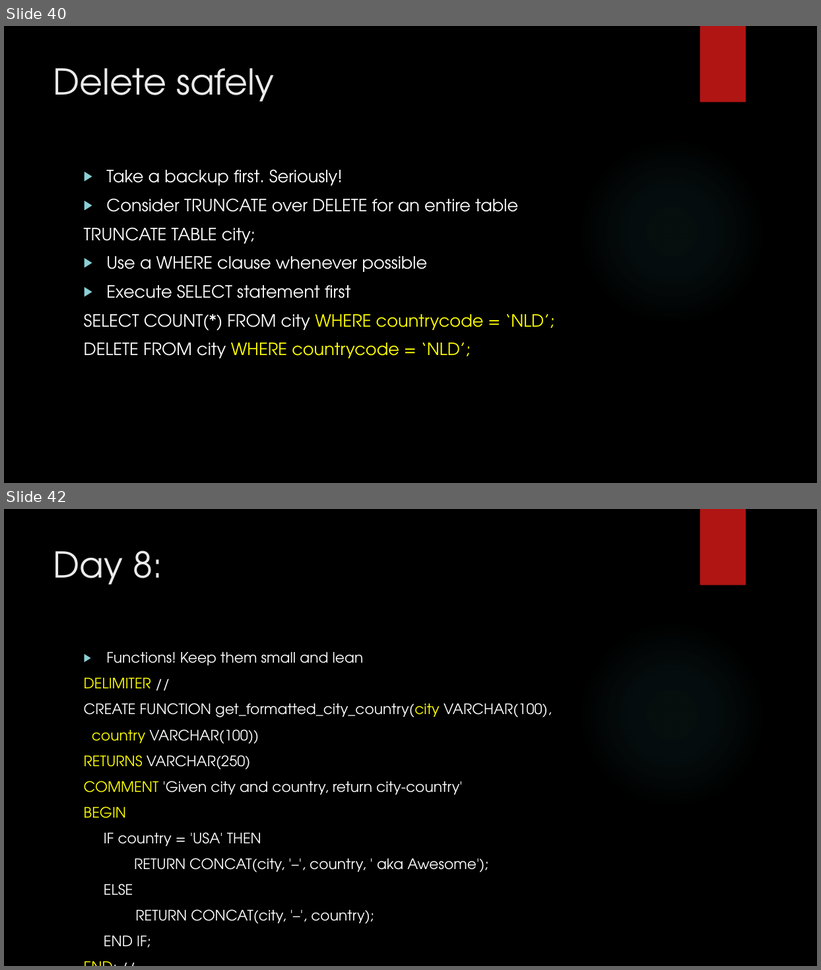
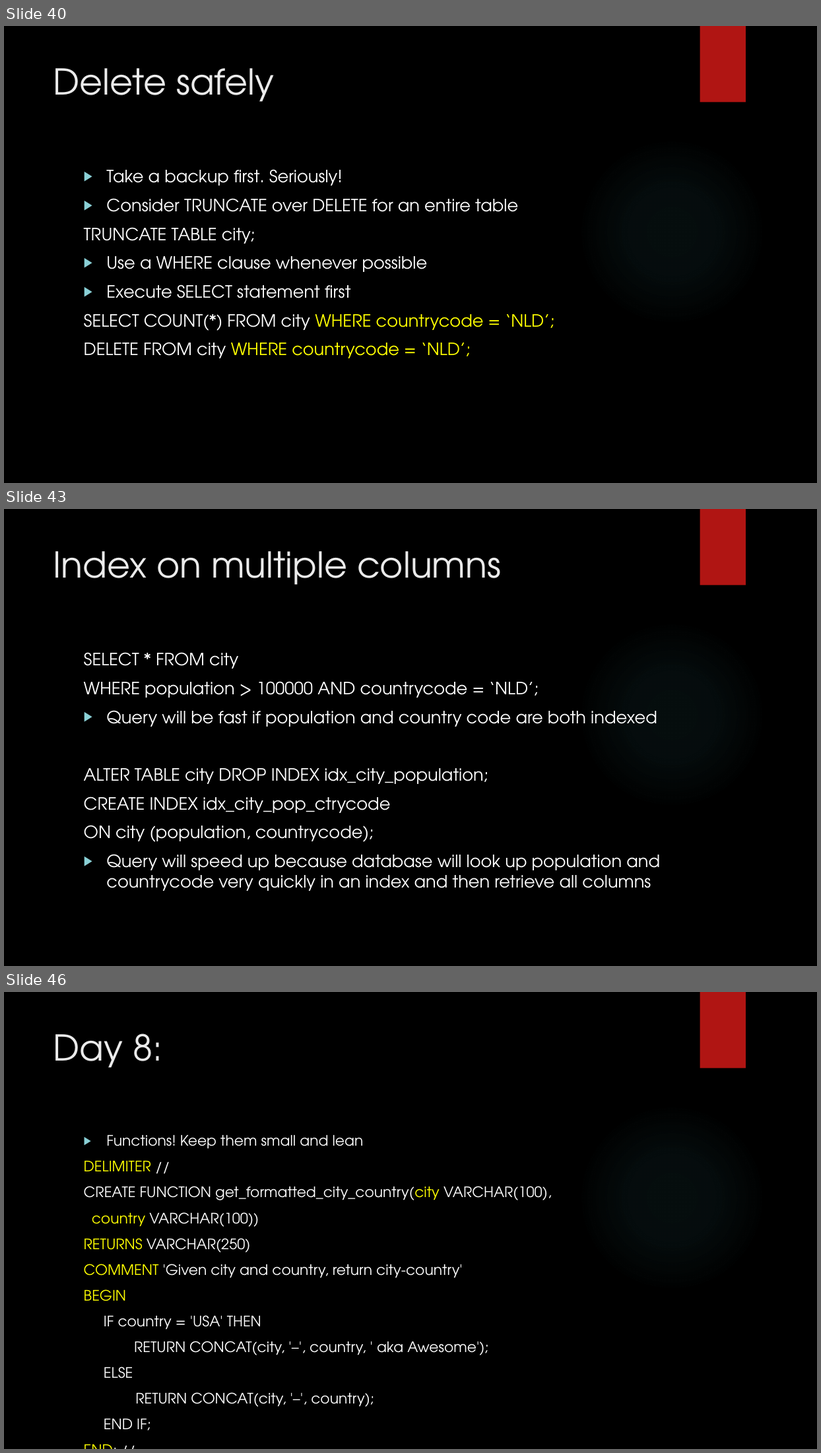
Before and after one commit to zedfoxus/database-bootcamp, a slide deck: Presentation/Database-Bootcamp-Presentation.pptx. Shown one above the other, each under a label of ours: slides 40 and 42 before the commit, slides 40, 43 and 46 after it; the slides between them are not shown. The pictures are 821x970 and 821x1453 pixels, drawn with LibreOffice and Linux fonts; fonts in the diff are those of the drawing; background and template pictures are left out. Boxes give left, top, right and bottom in pixels: in the first picture for what was removed or moved away, otherwise in the second. Text is boxed around its words. In the diff, an @@ line names an element or a change of style, - is before the commit and + after.

Commit message:
Indexes added

```diff
--- a/Presentation/Database-Bootcamp-Presentation.pptx
+++ b/Presentation/Database-Bootcamp-Presentation.pptx
@@ slide 43 added at [4,509,817,966], background picture (left out); not listed: 2 template elements that a slide beside it also shows @@
@@ title added at [54,551,501,585], 42 pt, text #EBEBEB @@
+Index on multiple columns
@@ text added at [84,652,660,891], 20 pt, text #FFFFFF @@
+SELECT * FROM city
+WHERE population > 100000 AND countrycode = ‘NLD’;
+▶ Query will be fast if population and country code are both indexed
+ALTER TABLE city DROP INDEX idx_city_population;
+CREATE INDEX idx_city_pop_ctrycode
+ON city (population, countrycode);
+▶ Query will speed up because database will look up population and countrycode very quickly in an index and then retrieve all columns
@@ what was slide 42 is now slide 46 @@
```
Also in this commit, not shown: 1 slide changed, 3 other slides added.
